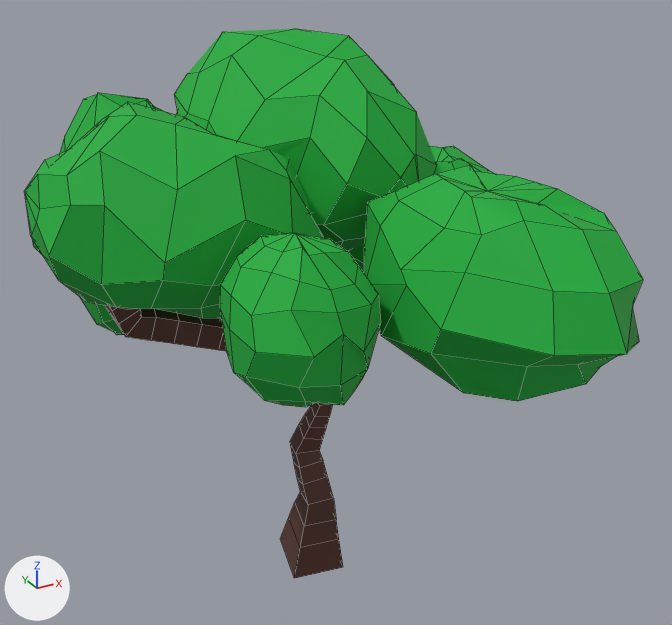
A saved change to the FBX model Assets/Models/Tree1.fbx.
Before and after are seen from a camera (50 mm lens) standing at (-14.0, -27.5, 24.1) and looking at (0.0, -2.1, 11.4). Every picture has the same lights, and +X, +Y and +Z are marked at lower left. Mesh edges are drawn as thin lines. Where no turn or scale is listed for an object, it has been applied to the vertices. Vertices at the same position are counted once.

Script lines for the objects in view, before the commit:
```python
me_cube_001 = bpy.data.meshes.new('Cube.001')
me_cube_001.from_pydata(...)  # 1145 vertices, 1217 faces; spans x -9.4..8.4, y -13.1..8.1, z -0.2..20.3
# faces by material slot: [546, 671]
me_cube_001.materials.append(mat_baumbraun)  # brown #58342c
me_cube_001.materials.append(mat_blattgrün)  # green #16ac3a
ob_tree1 = bpy.data.objects.new('Tree1', me_cube_001)
ob_tree1.location = (0.0, 0.0, 0.0)
```
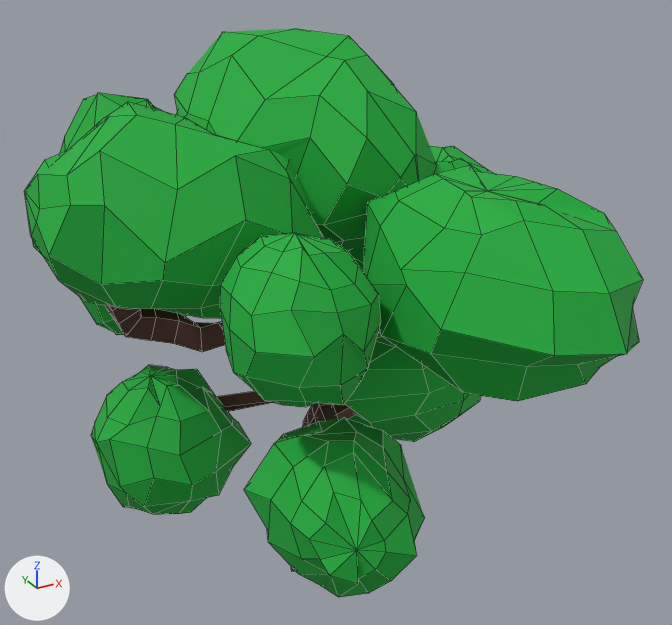
Where the change shows, as pixel boxes (x1, y1, x2, y2) in the pictures (672 x 625 px):
'Tree1', reshaped
    before: (25, 28, 643, 578)
    after: (25, 28, 643, 597)
part 1 of me_cube_001, added (green)
    after: (91, 365, 251, 514)
part 2 of me_cube_001, added (green)
    after: (244, 417, 424, 597)
part 3 of me_cube_001, added (green)
    after: (345, 330, 481, 442)
part 4 of me_cube_001, built on
    before: (174, 313, 343, 578)
    after: (174, 313, 358, 572)

The edits, one by one:
me_cube_001 is used by ob_tree1; location (0.0, 0.0, 0.0).
me_cube_001 had 1145 vertices, 1217 faces and spanned x -9.4..8.4, y -13.1..8.1, z -0.2..20.3.
me_cube_001 now has 1385 vertices, 1488 faces and spans x -9.4..8.4, y -13.1..8.1, z 0.0..20.3.
me_cube_001 part 1: the loose piece of 86 vertices spanning x -1.3..4.2, y 2.2..8.1, z 10.5..16.2 is copied, and the copy is moved by (-6.4, -3.4, -7.6); it spans x -7.7..-2.2, y -1.1..4.8, z 2.8..8.6.
me_cube_001 part 2: a new loose piece of 86 vertices spanning x -5.1..0.1, y -10.0..-3.4, z 5.0..10.2, in mat_blattgrün (green #16ac3a).
me_cube_001 part 3: a new loose piece of 56 vertices spanning x 1.0..8.4, y -1.8..3.2, z 4.2..8.7, in mat_blattgrün (green #16ac3a).
Part 4, on me_cube_001:
8 vertices are removed from x 0.3..2.4, y -1.1..3.5, z 6.5..12.3.
26 faces are deleted.
3 vertices in x 0.1, y -0.9..-0.7, z 4.8..5.7 move by (0.0, -0.1, 0.0).
53 vertices move from x -4.1..1.8, y -1.4..3.0, z -0.2..12.8 to x -4.0..1.7, y -1.5..2.9, z 0.0..12.7.
20 vertices are added at x -4.5..4.8, y -6.3..3.5, z 6.0..12.3.
32 new faces join them, mat_baumbraun (brown #58342c).
8 new faces join them, mat_blattgrün (green #16ac3a).
